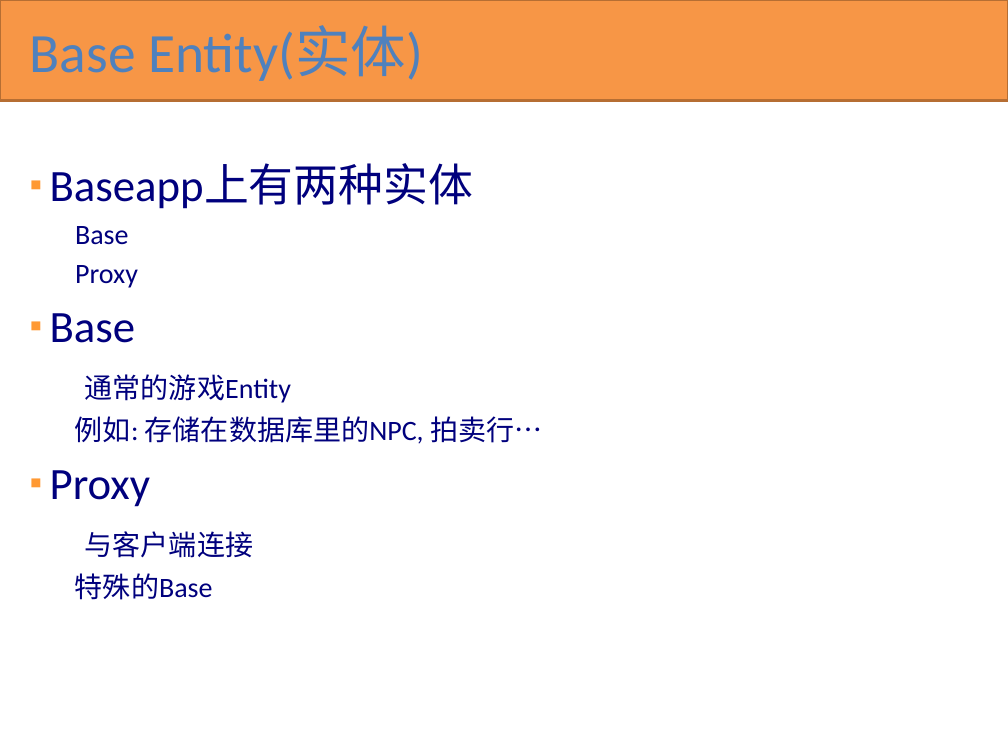
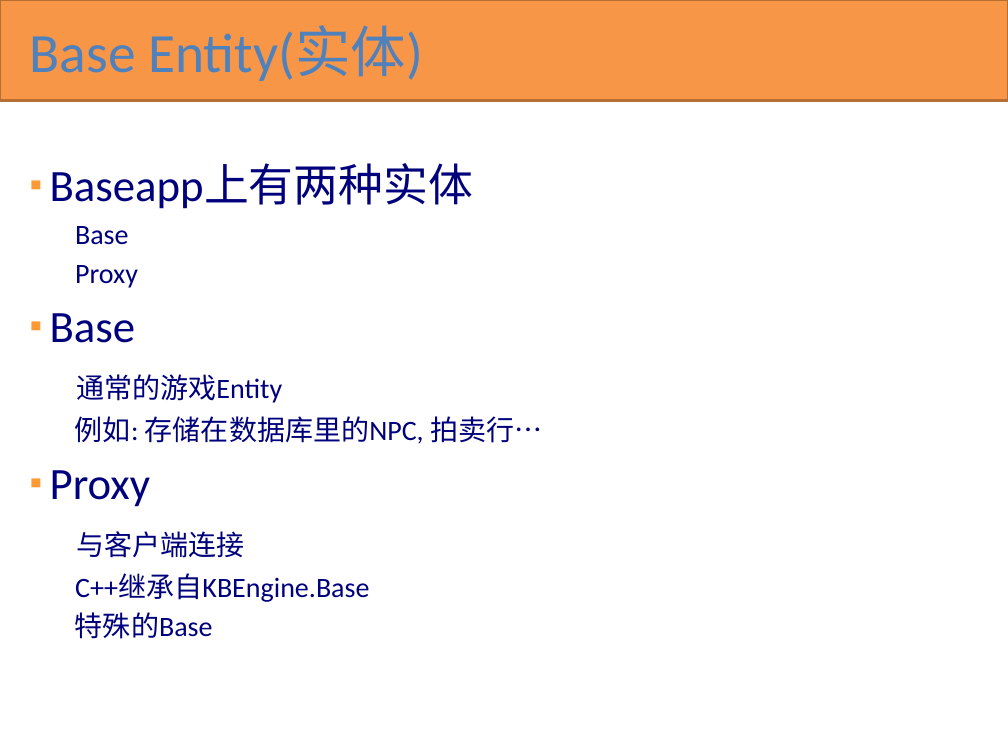
Before and after one commit to kbengine/kbengine_docs, a slide deck: slide 7 of KBEngine技术概览.pptx. Drawn at 1008x756 pixels with LibreOffice and Linux fonts; fonts in the diff are those of the drawing. Boxes give left, top, right and bottom in pixels: in the first picture for what was removed or moved away, otherwise in the second. Text is boxed around its words. In the diff, an @@ line names an element or a change of style, - is before the commit and + after.

Commit message:
up

```diff
--- a/KBEngine技术概览.pptx
+++ b/KBEngine技术概览.pptx
@@ text at box(75, 574, 369, 602): paragraph added @@
+  C++继承自KBEngine.Base
```
